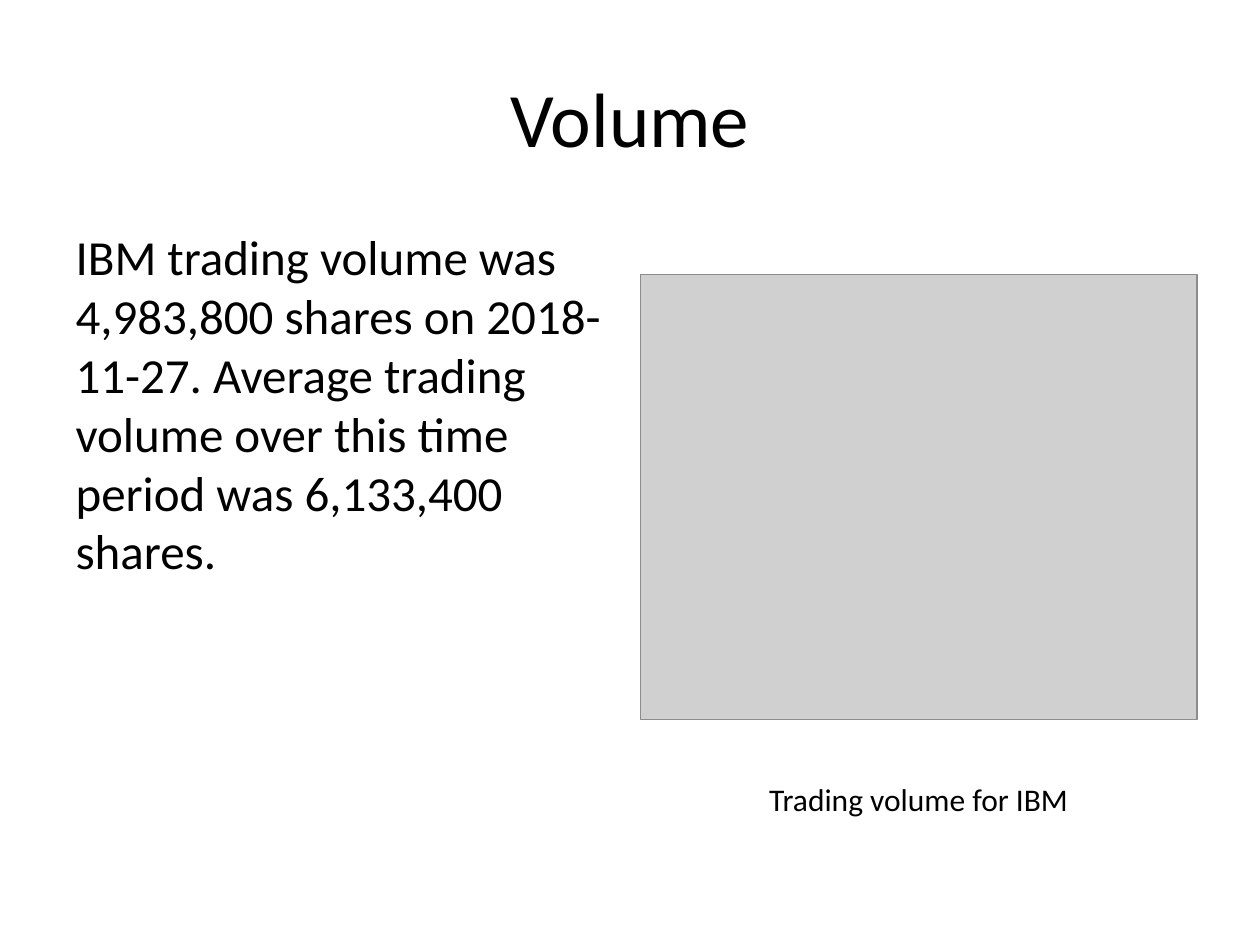
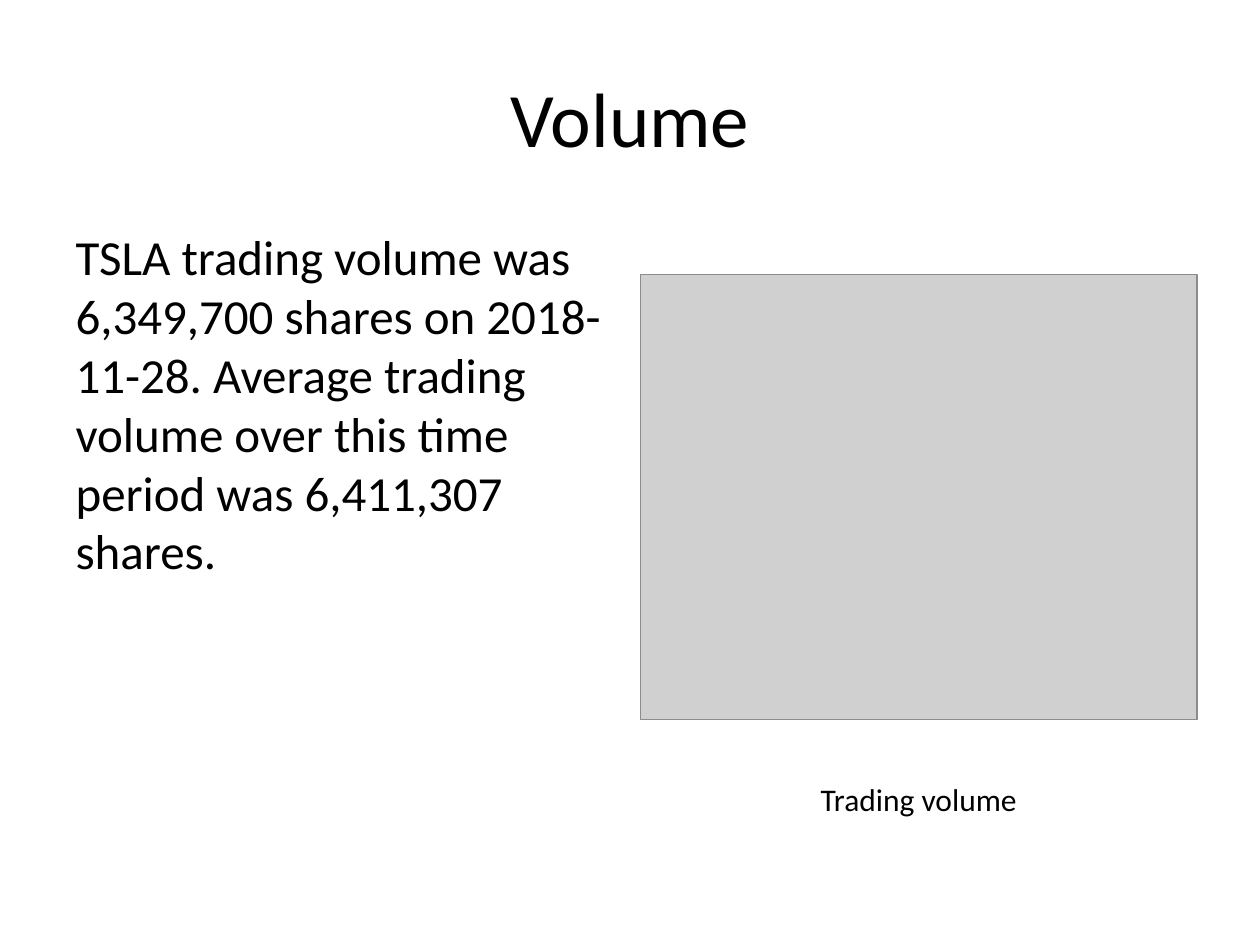
Before and after one commit to sol-eng/powerpoint, a slide deck: slide 6 of webinar/demos/stocks/stocks.pptx. Drawn at 1260x945 pixels with LibreOffice and Linux fonts; fonts in the diff are those of the drawing; grey boxes stand for pictures. Boxes give left, top, right and bottom in pixels: in the first picture for what was removed or moved away, otherwise in the second. Text is boxed around its words. In the diff, an @@ line names an element or a change of style, - is before the commit and + after.

```diff
--- a/webinar/demos/stocks/stocks.pptx
+++ b/webinar/demos/stocks/stocks.pptx
@@ text at <box>76,241,600,570</box>: text changed @@
-IBM trading volume was 4,983,800 shares on 2018-11-27. Average trading volume over this time period was 6,133,400 shares.
+TSLA trading volume was 6,349,700 shares on 2018-11-28. Average trading volume over this time period was 6,411,307 shares.
@@ text at <box>821,789,1017,817</box>: text changed @@
-Trading volume for IBM
+Trading volume
```
Also in this commit, not shown: 4 other slides changed, 7 other files.
